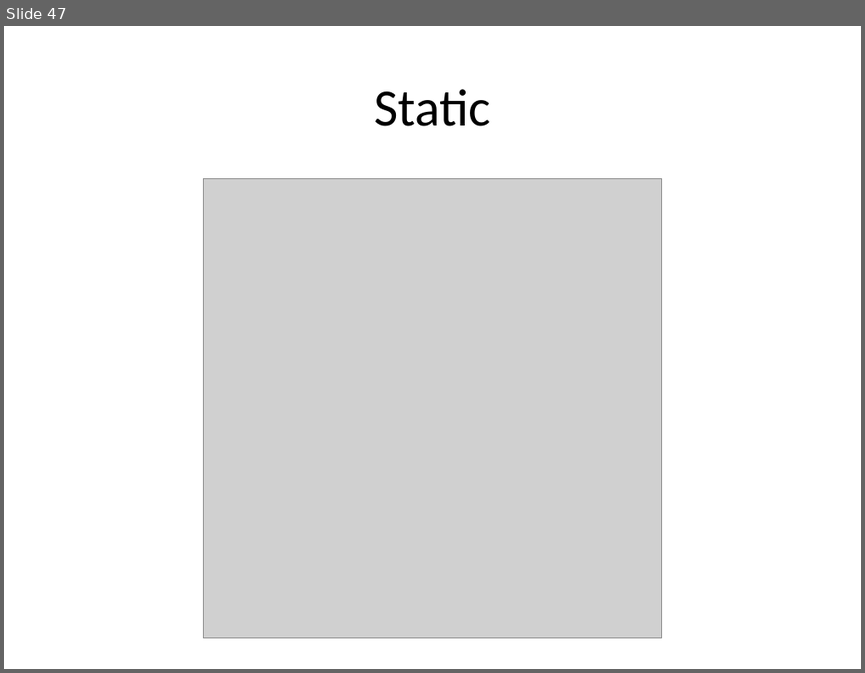
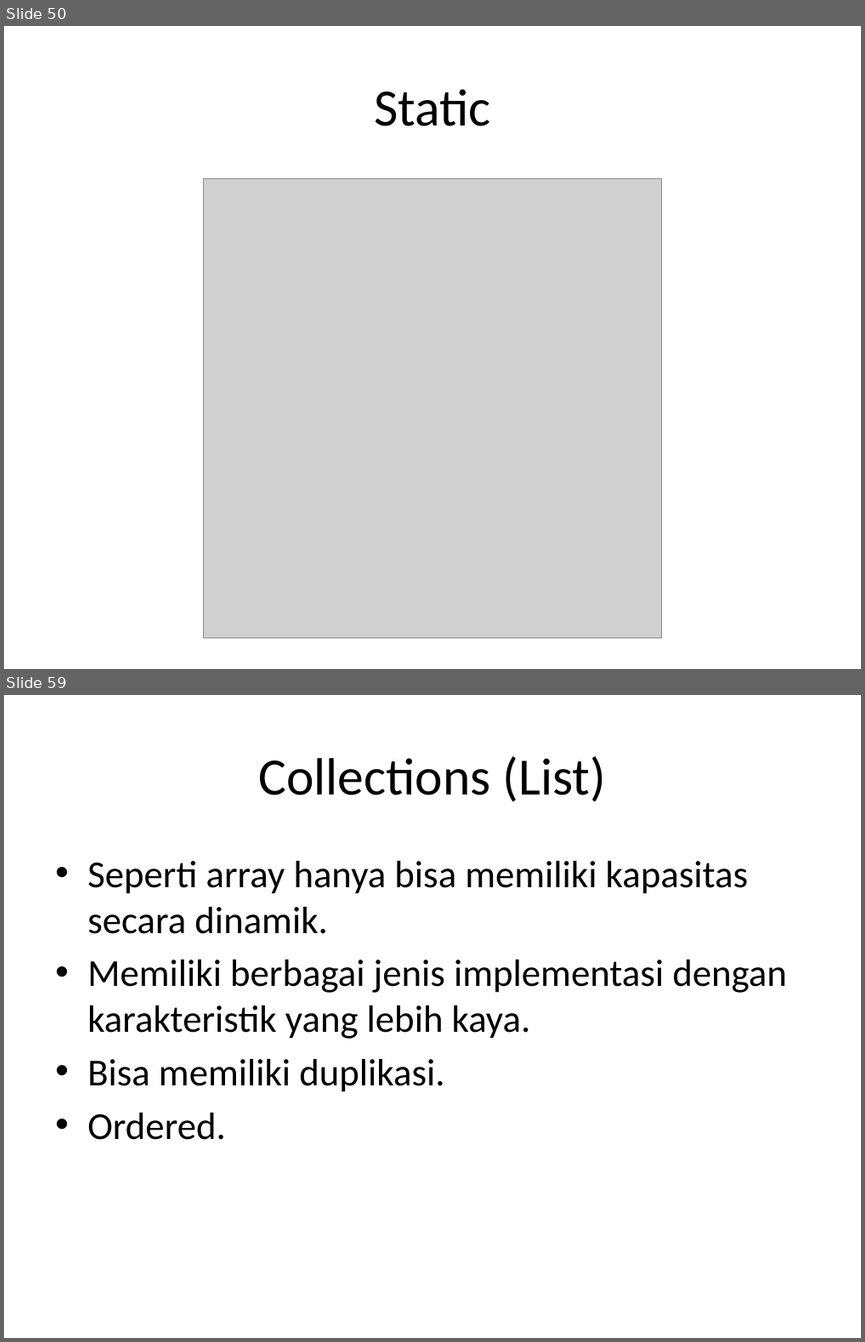
Before and after one commit to milhcbt/oot-aide, a slide deck: src/main/resources/Dasar-Dasar Pemograman Java.pptx. Shown one above the other, each under a label of ours: slide 47 before the commit, slides 50 and 59 after it; the slides between them are not shown. The pictures are 865x673 and 865x1342 pixels, drawn with LibreOffice and Linux fonts; fonts in the diff are those of the drawing; grey boxes stand for pictures. Boxes give left, top, right and bottom in pixels: in the first picture for what was removed or moved away, otherwise in the second. Text is boxed around its words. In the diff, an @@ line names an element or a change of style, - is before the commit and + after.

```diff
--- a/src/main/resources/Dasar-Dasar Pemograman Java.pptx
+++ b/src/main/resources/Dasar-Dasar Pemograman Java.pptx
@@ slide 59 added at (4,695,861,1338), background #FFFFFF @@
@@ title added at (258,756,606,802), 44 pt, text #000000 @@
+Collections (List)
@@ text added at (87,861,787,1140), 32 pt, text #000000 @@
+• Seperti array hanya bisa memiliki kapasitas secara dinamik.
+• Memiliki berbagai jenis implementasi dengan karakteristik yang lebih kaya.
+• Bisa memiliki duplikasi.
+• Ordered.
@@ what was slide 47 is now slide 50 @@
```
Also in this commit, not shown: 32 other slides added, 1 slide removed, 29 other files.
